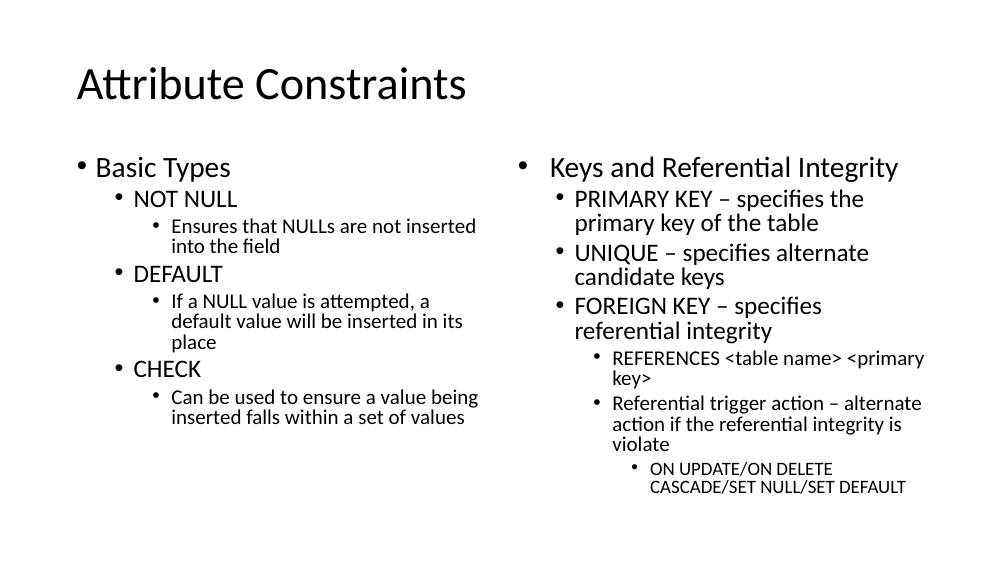
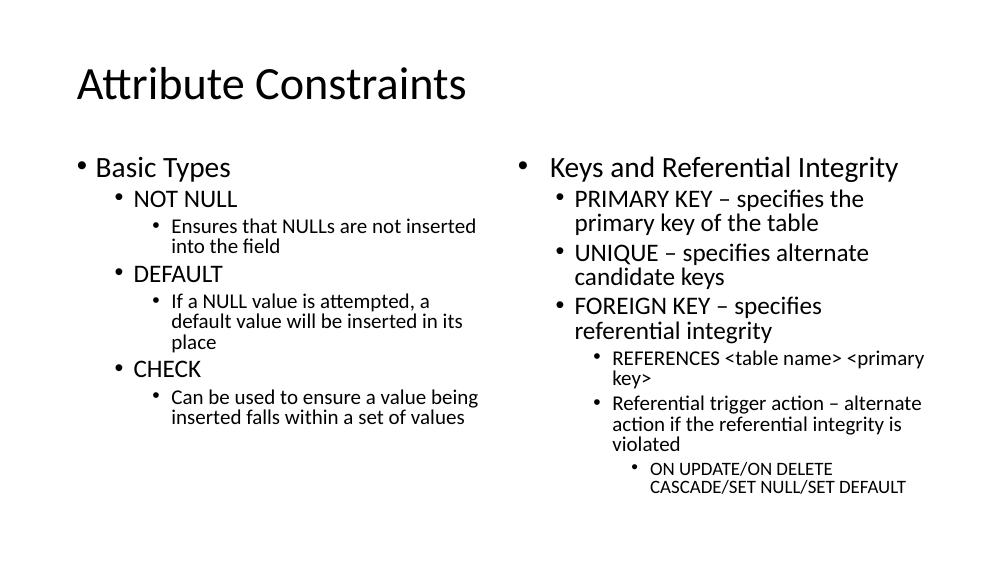
Before and after one commit to jannand09/DSE6210, a slide deck: slide 7 of Week3/Notes/Week 3.pptx. Drawn at 1008x567 pixels with LibreOffice and Linux fonts; fonts in the diff are those of the drawing. Boxes give left, top, right and bottom in pixels: in the first picture for what was removed or moved away, otherwise in the second. Text is boxed around its words. In the diff, an @@ line names an element or a change of style, - is before the commit and + after.

```diff
--- a/Week3/Notes/Week 3.pptx
+++ b/Week3/Notes/Week 3.pptx
@@ text at (612,395,922,451): text changed @@
-    • Referential trigger action – alternate action if the referential integrity is violate
+    • Referential trigger action – alternate action if the referential integrity is violated
```
Also in this commit, not shown: 6 other files.
